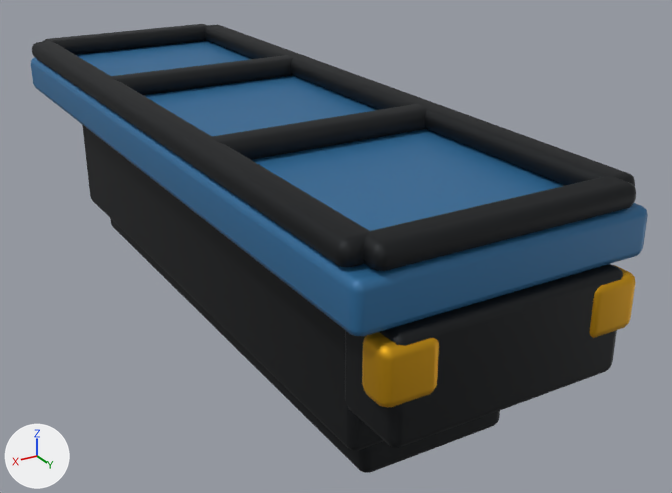
A saved change to the glTF model game/public/assets/frame-1x3.glb.
One viewpoint serves both versions: a 50 mm camera at (1.55, 3.14, 1.78) aimed at (-0.21, 0.2, 0.31). Arrows for +X, +Y and +Z are at lower left; the lights stay in place. The older version comes first. Vertices at exactly the same position are counted once.

Names of what the first picture shows: 'rig-body'.
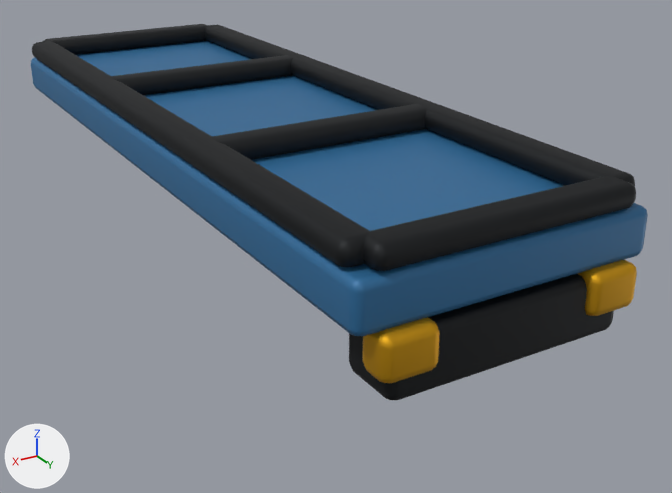
The newer file is also turned or shifted as a whole; pictures and numbers use the older file's frame.

The change, as a list of edits to the scene's bpy script:
```text
Change me_cube:
    used by ob_rig_body; location = (0.0, 0.0, 0.0)
    remove me_cube.from_pydata(...)  # 664 vertices, 1296 faces; spans x -0.5..0.5, y -1.52..1.52, z 0.0..0.92
    add me_cube.from_pydata(...)  # 832 vertices, 1620 faces; spans x -0.5..0.5, y -1.52..1.52, z 0.46..0.92
    me_cube part 1: the loose piece of 56 vertices spanning x -0.4..0.4, y 1.25..1.51, z 0.34..0.68 is scaled about its middle by (0.504, 0.386, 0.61), then moved by (0.0, -2.4, 0.06)
    me_cube part 2: the loose piece of 56 vertices spanning x -0.4..0.4, y 1.25..1.51, z 0.34..0.68 is copied, and the copy is scaled about its middle by (1, 0.825, 0.538), then moved by (0.0, 0.0, 0.06); it spans x -0.4..0.4, y 1.27..1.49, z 0.47..0.67
    me_cube part 3: the loose piece of 56 vertices spanning x -0.44..-0.26, y 1.4..1.52, z 0.48..0.66 is scaled about its middle by (1, 1, 0.732), then moved by (0.0, 0.0, 0.05)
    me_cube part 4: the loose piece of 56 vertices spanning x 0.26..0.44, y 1.4..1.52, z 0.48..0.66 is scaled about its middle by (1, 1, 0.732), then moved by (0.0, 0.0, 0.05)
    me_cube part 5: the loose piece of 56 vertices spanning x -0.28..0.28, y -1.22..1.18, z 0.0..0.14 is deleted
    me_cube part 6
    56 vertices are removed from x -0.35..0.35, y -1.27..1.23, z 0.14..0.68
    108 faces are deleted
    other edits to the shape of me_cube do not show in these pictures
```

What differs and where, as boxes [x1, y1, x2, y2] in the pictures (672 x 493 px; the box of a moved part takes in the faces that stretch with it):
'rig-body', reshaped (16% shorter)
    before: [31, 24, 648, 473]
    after: [31, 24, 648, 400]
part 1 of me_cube, moved or reshaped (not visible afterwards)
    before: [345, 264, 623, 447]
part 2 of me_cube, added
    after: [349, 274, 614, 400]
part 3 of me_cube, moved or reshaped
    before: [589, 264, 636, 338]
    after: [577, 260, 637, 316]
part 4 of me_cube, moved or reshaped
    before: [362, 332, 439, 407]
    after: [363, 317, 440, 383]
part 5 of me_cube, deleted
    before: [110, 218, 500, 473]
part 6 of me_cube, deleted
    before: [82, 125, 384, 450]
